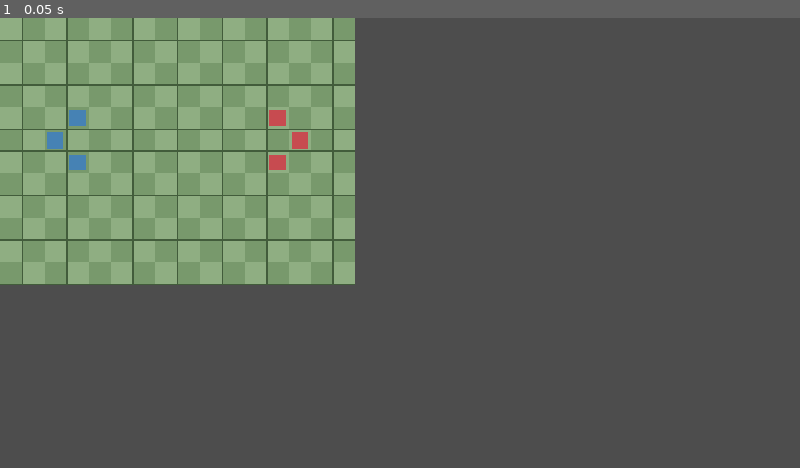
Above: before the commit, frame 1.
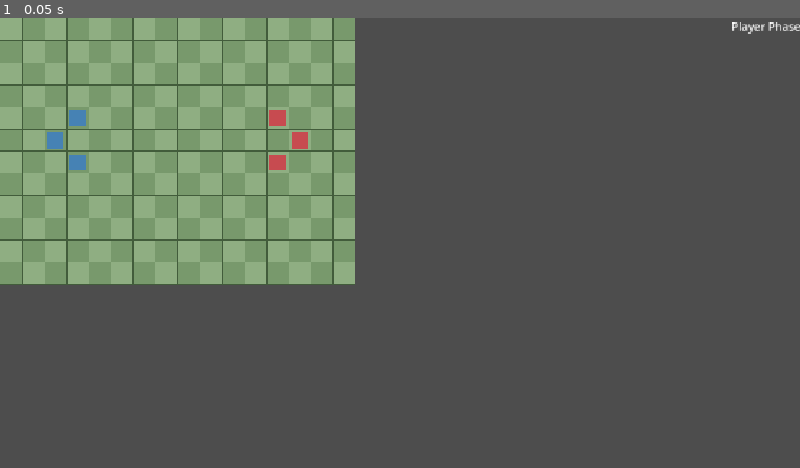
Above: after the commit, the same moment.

Repository: Maxington20/new-game-project
Game: Godot game, scene res://scenes/battlefield.tscn
Two runs of this game, one before a commit and one after it. Both use one fixed random seed, a clock stepped at 60 frames per second and the inputs below. The project has no main scene, so this scene is started directly.
Inputs:
- Up to frame 1 (0.05 s): no input

The runs differ from the first frame. In frame 1, 0.1% of the frame differs, in the area x 91-100%, y 0-4%.

Commit message:
context menu works as it should.

Diff:
--- a/scenes/battlefield.gd
+++ b/scenes/battlefield.gd
@@ -1,36 +1,84 @@
 
 extends Node2D
 
+enum InteractionState {
+	IDLE,
+	UNIT_SELECTED,
+	UNIT_MOVING,
+	AWAITING_ACTION
+}
+
 @onready var grid = $Grid
-
+@onready var turn_system: BattleTurnSystem = $BattleTurnSystem
+@onready var phase_label: Label = $CanvasLayer/TurnUI/PhaseLabel
+@onready var action_menu: UnitActionMenu = $CanvasLayer/UnitActionMenu
+
+var interaction_state: InteractionState = InteractionState.IDLE
 var selected_unit: Unit = null
-var is_unit_moving: bool = false
+
+var original_cell: Vector2i = Vector2i(-1, -1)
+var movement_path: Array[Vector2i] = []
 var current_paths: Dictionary = {}
+
+var is_phase_transitioning: bool = false
 
 
 func _ready() -> void:
 	grid.cell_selected.connect(_on_cell_selected)
+	turn_system.phase_changed.connect(_on_phase_changed)
+
+	action_menu.wait_selected.connect(_on_wait_selected)
+	action_menu.cancel_selected.connect(_on_cancel_selected)
+
+	var battle_units: Array[Unit] = []
+
+	for child in get_children():
+		if child is Unit:
+			battle_units.append(child)
+
+	turn_system.initialize(battle_units)
 
 
 func _on_cell_selected(cell: Vector2i) -> void:
-	if is_unit_moving:
+	if is_phase_transitioning:
+		return
+
+	if turn_system.current_team != Unit.Team.PLAYER:
+		return
+
+	match interaction_state:
+		InteractionState.IDLE:
+			var unit := get_unit_at(cell)
+
+			if unit != null and turn_system.can_unit_act(unit):
+				select_unit(unit)
+
+		InteractionState.UNIT_SELECTED:
+			handle_movement_selection(cell)
+
+		InteractionState.UNIT_MOVING:
+			return
+
+		InteractionState.AWAITING_ACTION:
+			return
+
+
+func handle_movement_selection(cell: Vector2i) -> void:
+	if cell == selected_unit.grid_position:
+		open_action_menu()
 		return
 
 	var unit := get_unit_at(cell)
 
 	if unit != null:
-		if unit.team == Unit.Team.PLAYER:
+		if turn_system.can_unit_act(unit):
 			select_unit(unit)
-		else:
-			deselect_unit()
-
-		return
-
-	if selected_unit != null and cell in grid.highlighted_cells:
+		return
+
+	if cell in grid.highlighted_cells:
 		move_selected_unit(cell)
-		return
-
-	deselect_unit()
+	else:
+		deselect_unit()
 
 
 func get_unit_at(cell: Vector2i) -> Unit:
@@ -53,6 +101,10 @@
 
 func select_unit(unit: Unit) -> void:
 	selected_unit = unit
+	original_cell = unit.grid_position
+	movement_path.clear()
+
+	interaction_state = InteractionState.UNIT_SELECTED
 
 	var occupied := get_occupied_cells(unit)
 
@@ -76,29 +128,104 @@
 
 func deselect_unit() -> void:
 	selected_unit = null
+	movement_path.clear()
 	current_paths.clear()
 
+	original_cell = Vector2i(-1, -1)
+	interaction_state = InteractionState.IDLE
+
+	action_menu.close_menu()
+
 	grid.selected_cell = Vector2i(-1, -1)
 	grid.highlighted_cells.clear()
 	grid.queue_redraw()
 
 
 func move_selected_unit(destination: Vector2i) -> void:
-	var unit := selected_unit
-
-	var path: Array[Vector2i] = grid.reconstruct_path(
-		unit.grid_position,
+	movement_path = grid.reconstruct_path(
+		selected_unit.grid_position,
 		destination,
 		current_paths
 	)
 
-	if path.is_empty():
-		return
-
-	is_unit_moving = true
+	if movement_path.is_empty():
+		return
+
+	interaction_state = InteractionState.UNIT_MOVING
+
+	grid.selected_cell = Vector2i(-1, -1)
+	grid.highlighted_cells.clear()
+	grid.queue_redraw()
+
+	selected_unit.move_along_path(movement_path)
+	await selected_unit.movement_finished
+
+	open_action_menu()
+
+
+func open_action_menu() -> void:
+	interaction_state = InteractionState.AWAITING_ACTION
+
+	grid.selected_cell = selected_unit.grid_position
+	grid.highlighted_cells.clear()
+	grid.queue_redraw()
+
+	var unit_screen_position := (
+		selected_unit.global_position
+		+ Vector2(40, 0)
+	)
+
+	action_menu.open_menu(unit_screen_position)
+
+
+func _on_wait_selected() -> void:
+	if interaction_state != InteractionState.AWAITING_ACTION:
+		return
+
+	var unit := selected_unit
+
+	turn_system.mark_unit_acted(unit)
 	deselect_unit()
 
-	unit.move_along_path(path)
-	await unit.movement_finished
-
-	is_unit_moving = false
+	if turn_system.are_all_units_done():
+		turn_system.end_phase()
+
+
+func _on_cancel_selected() -> void:
+	if interaction_state != InteractionState.AWAITING_ACTION:
+		return
+
+	action_menu.close_menu()
+
+	if movement_path.is_empty():
+		select_unit(selected_unit)
+		return
+
+	interaction_state = InteractionState.UNIT_MOVING
+
+	var return_path: Array[Vector2i] = movement_path.duplicate()
+	return_path.reverse()
+
+	return_path.remove_at(0)
+	return_path.append(original_cell)
+
+	selected_unit.move_along_path(return_path)
+	await selected_unit.movement_finished
+
+	select_unit(selected_unit)
+
+
+func _on_phase_changed(team: Unit.Team) -> void:
+	if team == Unit.Team.PLAYER:
+		phase_label.text = "Player Phase"
+		is_phase_transitioning = false
+	else:
+		phase_label.text = "Enemy Phase"
+		is_phase_transitioning = true
+		run_enemy_phase()
+
+
+func run_enemy_phase() -> void:
+	# Placeholder until enemy AI is implemented.
+	await get_tree().create_timer(1.5).timeout
+	turn_system.end_phase()
--- a/scenes/battlefield.tscn
+++ b/scenes/battlefield.tscn
@@ -9,6 +9,8 @@
 [ext_resource type="Resource" uid="uid://dqkc1x5m4kraq" path="res://resources/characters/garrick.tres" id="7_udire"]
 [ext_resource type="Resource" uid="uid://soqh266psxvf" path="res://resources/characters/voss.tres" id="8_bje3b"]
 [ext_resource type="Resource" uid="uid://txr0ofu3mlfa" path="res://resources/characters/silas.tres" id="9_3fwhu"]
+[ext_resource type="Script" uid="uid://bmlrgnp67bpqy" path="res://scripts/battle_turn_system.gd" id="10_3avj7"]
+[ext_resource type="PackedScene" uid="uid://bvr5jlmkk8via" path="res://scenes/unit_action_menu.tscn" id="11_3xjfw"]
 
 [node name="Battlefield" type="Node2D" unique_id=410340847]
 script = ExtResource("1_j68fe")
@@ -42,3 +44,22 @@
 unit_data = ExtResource("9_3fwhu")
 team = 1
 grid_position = Vector2i(13, 5)
+
+[node name="BattleTurnSystem" type="Node" parent="." unique_id=1373098752]
+script = ExtResource("10_3avj7")
+
+[node name="CanvasLayer" type="CanvasLayer" parent="." unique_id=1142833532]
+
+[node name="TurnUI" type="VBoxContainer" parent="CanvasLayer" unique_id=452904940]
+anchors_preset = 1
+anchor_left = 1.0
+anchor_right = 1.0
+offset_left = -99.0
+offset_bottom = 58.0
+grow_horizontal = 0
+
+[node name="PhaseLabel" type="Label" parent="CanvasLayer/TurnUI" unique_id=1373063118]
+layout_mode = 2
+text = "Player Phase"
+
+[node name="UnitActionMenu" parent="CanvasLayer" unique_id=1798211413 instance=ExtResource("11_3xjfw")]
--- a/scenes/unit.gd
+++ b/scenes/unit.gd
@@ -21,7 +21,7 @@
 
 var current_hp: int = 0
 var is_moving: bool = false
-
+var has_acted: bool = false
 
 var movement_range: int:
 	get:
@@ -43,6 +43,9 @@
 func _draw() -> void:
 	var color := PLAYER_COLOR if team == Team.PLAYER else ENEMY_COLOR
 
+	if has_acted:
+		color = color.darkened(0.5)
+
 	var rect := Rect2(
 		Vector2(4, 4),
 		Vector2(CELL_SIZE - 8, CELL_SIZE - 8)
@@ -52,7 +55,11 @@
 
 
 func move_along_path(path: Array[Vector2i]) -> void:
-	if is_moving or path.is_empty():
+	if is_moving:
+		return
+
+	if path.is_empty():
+		movement_finished.emit()
 		return
 
 	is_moving = true
@@ -70,7 +77,6 @@
 		)
 
 		await tween.finished
-
 		grid_position = cell
 
 	is_moving = false
--- /dev/null
+++ b/scenes/unit_action_menu.gd
@@ -0,0 +1,31 @@
+
+class_name UnitActionMenu
+extends PanelContainer
+
+signal wait_selected
+signal cancel_selected
+
+@onready var wait_button: Button = $VBoxContainer/WaitButton
+@onready var cancel_button: Button = $VBoxContainer/CancelButton
+
+
+func _ready() -> void:
+	wait_button.pressed.connect(
+		func(): wait_selected.emit()
+	)
+
+	cancel_button.pressed.connect(
+		func(): cancel_selected.emit()
+	)
+
+	hide()
+
+
+func open_menu(screen_position: Vector2) -> void:
+	position = screen_position
+	show()
+	wait_button.grab_focus()
+
+
+func close_menu() -> void:
+	hide()
--- /dev/null
+++ b/scenes/unit_action_menu.tscn
@@ -0,0 +1,17 @@
+[gd_scene format=3 uid="uid://bvr5jlmkk8via"]
+
+[ext_resource type="Script" uid="uid://c5t63ca0cwdkh" path="res://scenes/unit_action_menu.gd" id="1_u3yrf"]
+
+[node name="UnitActionMenu" type="PanelContainer" unique_id=1798211413]
+script = ExtResource("1_u3yrf")
+
+[node name="VBoxContainer" type="VBoxContainer" parent="." unique_id=2058050730]
+layout_mode = 2
+
+[node name="WaitButton" type="Button" parent="VBoxContainer" unique_id=430399819]
+layout_mode = 2
+text = "Wait"
+
+[node name="CancelButton" type="Button" parent="VBoxContainer" unique_id=894407695]
+layout_mode = 2
+text = "Cancel"
--- /dev/null
+++ b/scripts/battle_turn_system.gd
@@ -0,0 +1,53 @@
+
+class_name BattleTurnSystem
+extends Node
+
+signal phase_changed(team: Unit.Team)
+
+var current_team: Unit.Team = Unit.Team.PLAYER
+
+var units: Array[Unit] = []
+
+
+func initialize(battle_units: Array[Unit]) -> void:
+	units = battle_units
+	start_phase(Unit.Team.PLAYER)
+
+
+func start_phase(team: Unit.Team) -> void:
+	current_team = team
+
+	for unit in units:
+		if unit.team == current_team:
+			unit.has_acted = false
+			unit.queue_redraw()
+
+	phase_changed.emit(current_team)
+
+
+func end_phase() -> void:
+	if current_team == Unit.Team.PLAYER:
+		start_phase(Unit.Team.ENEMY)
+	else:
+		start_phase(Unit.Team.PLAYER)
+
+
+func can_unit_act(unit: Unit) -> bool:
+	return (
+		unit.team == current_team
+		and not unit.has_acted
+		and not unit.is_moving
+	)
+
+
+func mark_unit_acted(unit: Unit) -> void:
+	unit.has_acted = true
+	unit.queue_redraw()
+
+
+func are_all_units_done() -> bool:
+	for unit in units:
+		if unit.team == current_team and not unit.has_acted:
+			return false
+
+	return true
Not shown, added: scenes/unit_action_menu.gd.uid
Not shown, added: scripts/battle_turn_system.gd.uid
